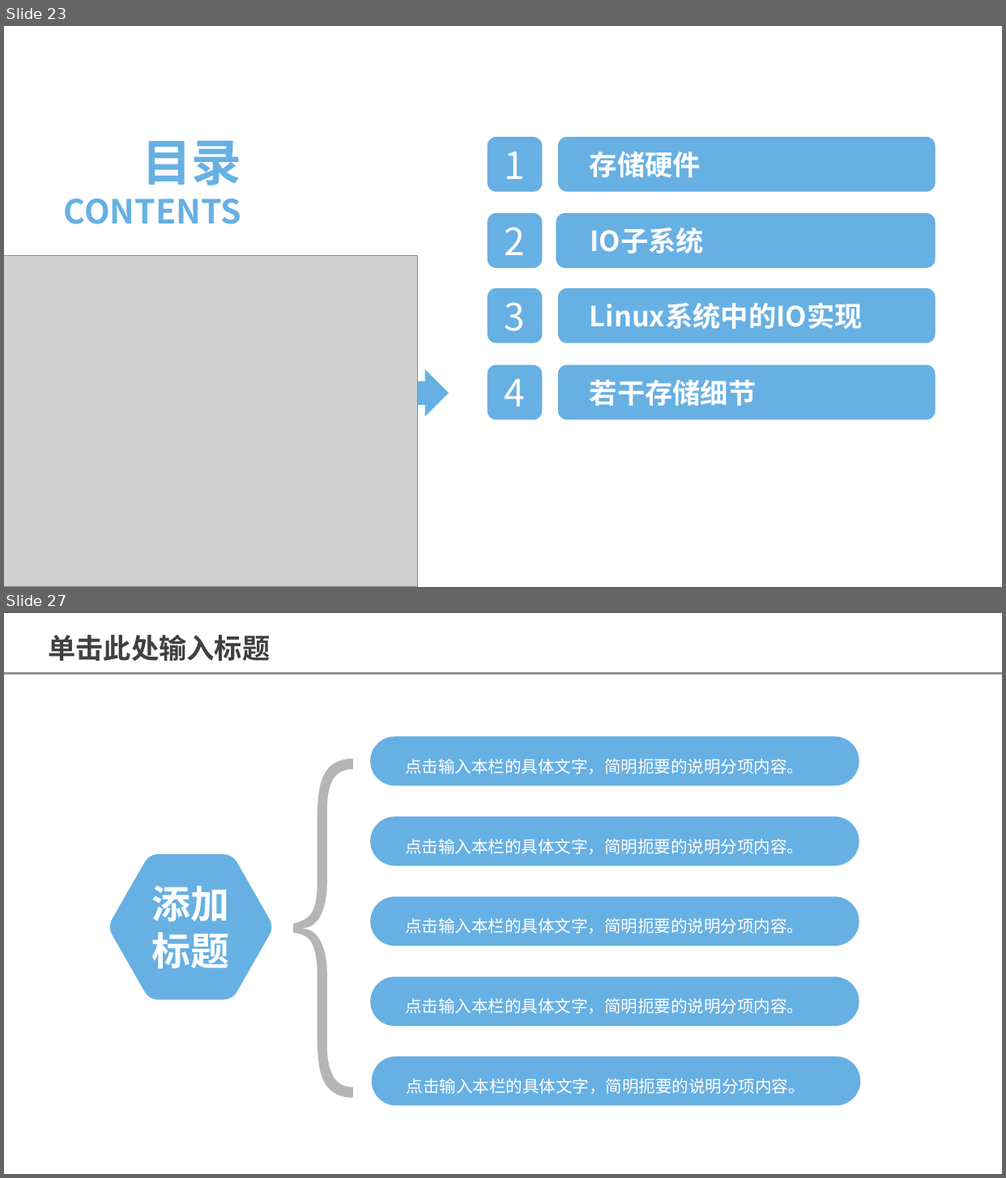
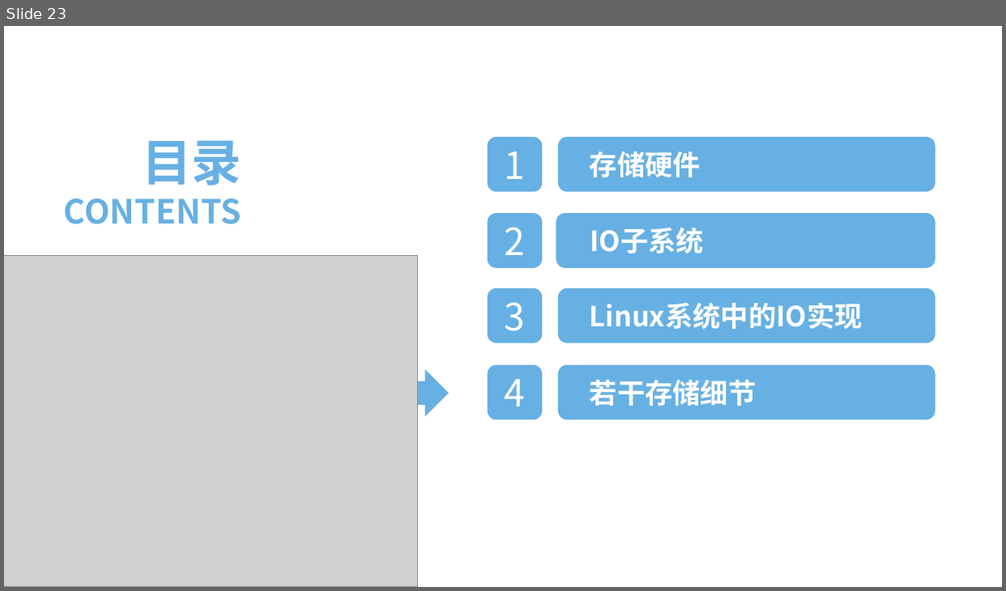
Before and after one commit to foreverfruit/Doc, a slide deck: 学习汇报.pptx. Shown one above the other, each under a label of ours: slides 23 and 27 before the commit, slide 23 after it; the slides between them are not shown. The pictures are 1006x1178 and 1006x591 pixels, drawn with LibreOffice and Linux fonts; fonts in the diff are those of the drawing; grey boxes stand for pictures. Boxes give left, top, right and bottom in pixels: in the first picture for what was removed or moved away, otherwise in the second. Text is boxed around its words. In the diff, an @@ line names an element or a change of style, - is before the commit and + after.

```diff
--- a/学习汇报.pptx
+++ b/学习汇报.pptx
@@ slide 27 removed at <box>4,613,1002,1174</box>, background #FFFFFF @@
@@ text removed at <box>48,635,270,661</box> @@
-单击此处输入标题
@@ line removed from (4, 674) to (1002, 674) @@
@@ rounded rectangle removed at <box>370,737,859,786</box> @@
@@ freeform shape removed at <box>293,759,353,1098</box> @@
@@ text removed at <box>405,759,803,774</box> @@
-点击输入本栏的具体文字，简明扼要的说明分项内容。
@@ rounded rectangle removed at <box>370,816,859,866</box> @@
@@ freeform shape removed at <box>110,854,271,1000</box> @@
@@ text removed at <box>405,839,803,854</box> @@
-点击输入本栏的具体文字，简明扼要的说明分项内容。
@@ text removed at <box>152,886,230,969</box> @@
-添加标题
@@ rounded rectangle removed at <box>370,897,859,945</box> @@
@@ text removed at <box>405,918,803,934</box> @@
-点击输入本栏的具体文字，简明扼要的说明分项内容。
@@ rounded rectangle removed at <box>370,977,859,1026</box> @@
@@ text removed at <box>405,999,803,1014</box> @@
-点击输入本栏的具体文字，简明扼要的说明分项内容。
@@ rounded rectangle removed at <box>371,1056,860,1105</box> @@
@@ text removed at <box>407,1079,805,1094</box> @@
-点击输入本栏的具体文字，简明扼要的说明分项内容。
```
Also in this commit, not shown: 1 slide changed, 1 slide added, 28 other slides removed, 1 other file.
